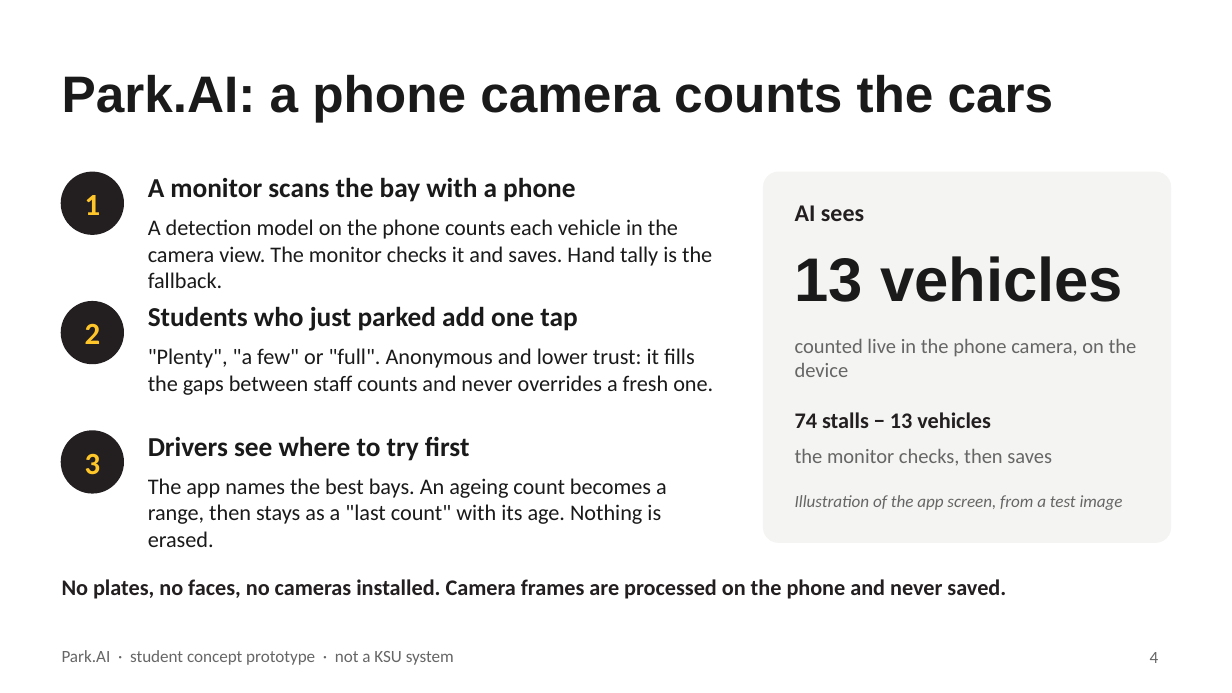
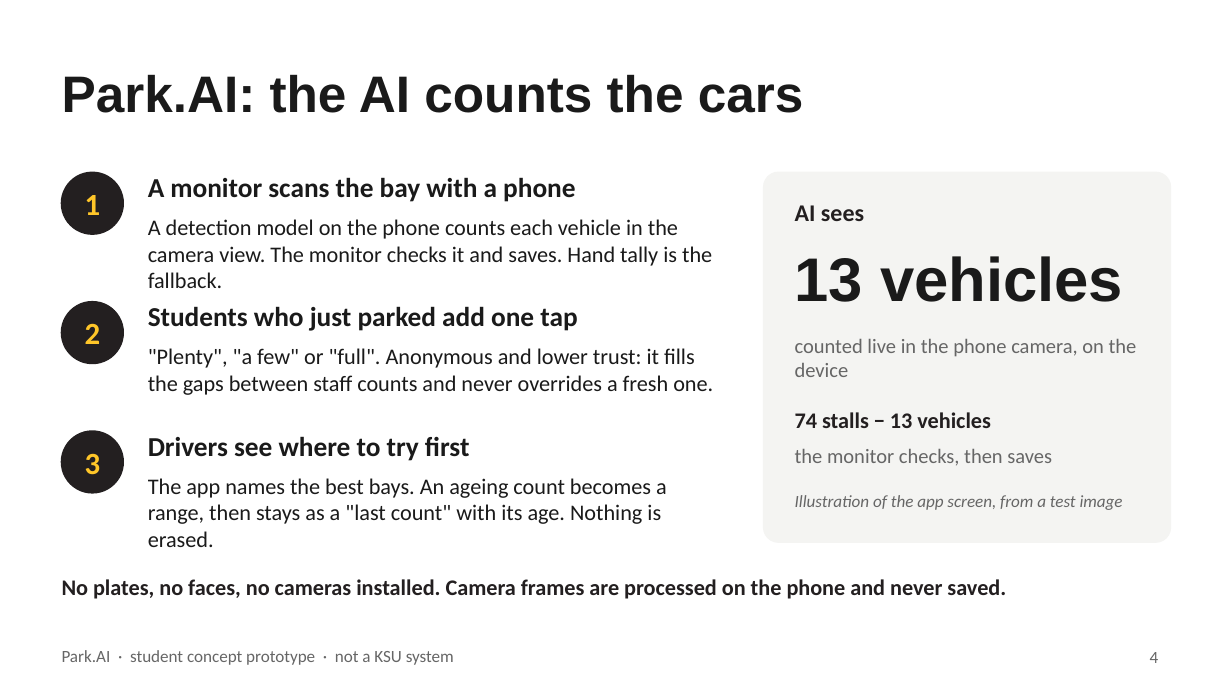
Before and after one commit to boots59/park.ai, a slide deck: slide 4 of submission/Park-AI-pitch.pptx. Drawn at 1232x693 pixels with LibreOffice and Linux fonts; fonts in the diff are those of the drawing. Boxes give left, top, right and bottom in pixels: in the first picture for what was removed or moved away, otherwise in the second. Text is boxed around its words. In the diff, an @@ line names an element or a change of style, - is before the commit and + after.

```diff
--- a/submission/Park-AI-pitch.pptx
+++ b/submission/Park-AI-pitch.pptx
@@ title at box(62, 74, 804, 113): text changed @@
-Park.AI: a phone camera counts the cars
+Park.AI: the AI counts the cars
```
Also in this commit, not shown: 3 other slides changed, 2 slides added, 1 slide removed, 4 other files.
